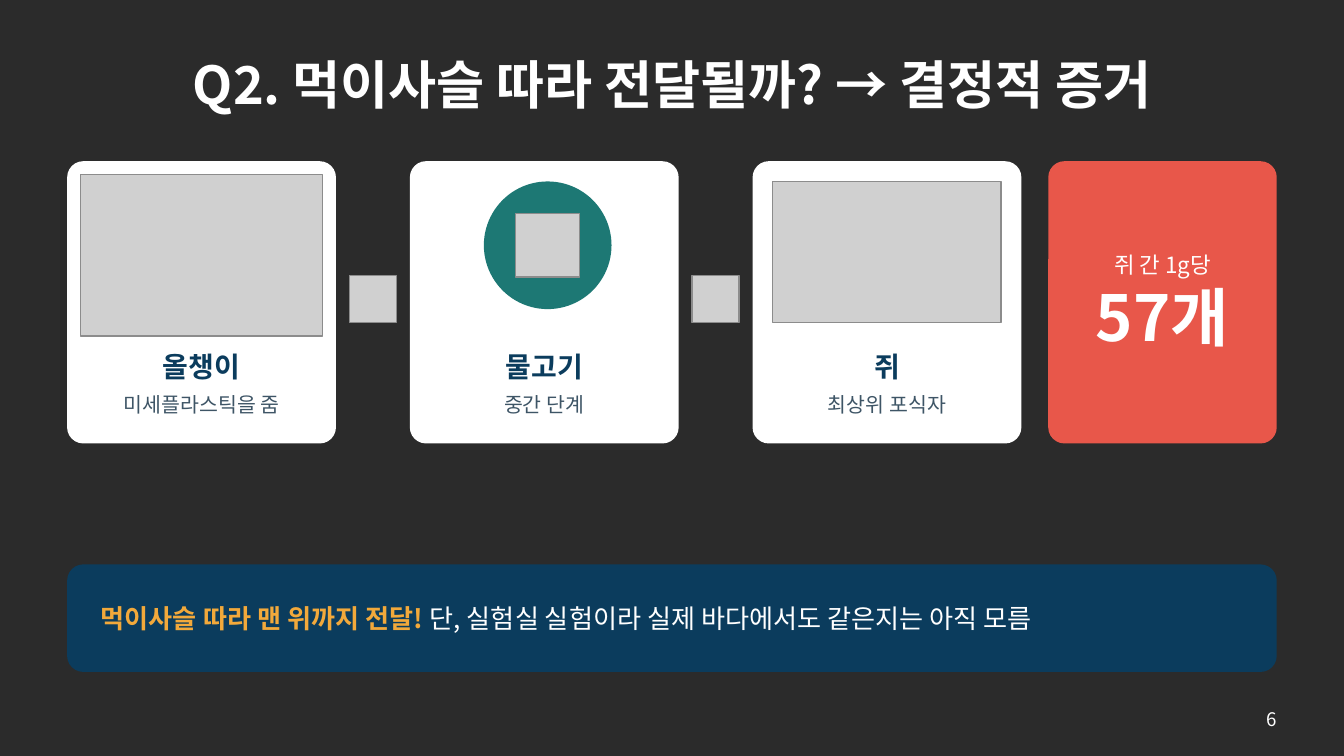
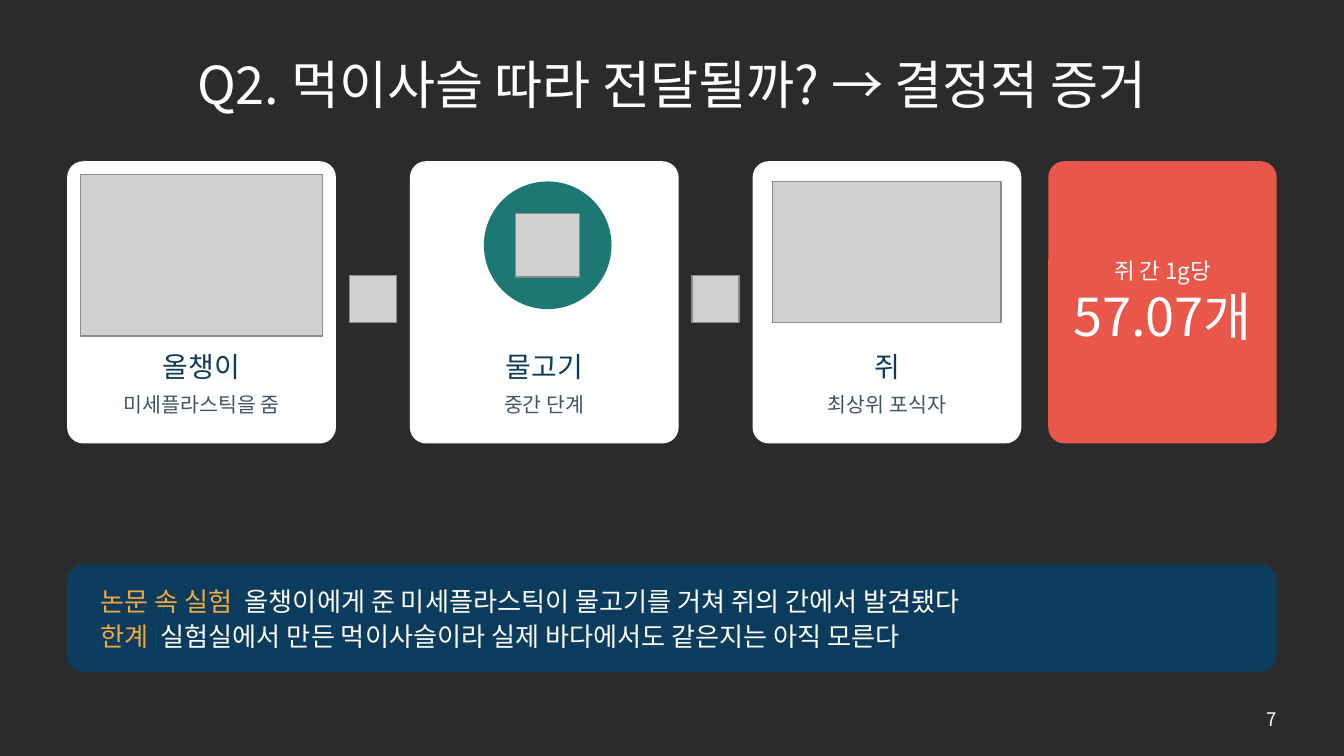
Before and after one commit to packsunjin/Graph, a slide deck: slide 7 of reports/미세플라스틱_발표_10605_박선진.pptx (slide 6 before the commit). Drawn at 1344x756 pixels with LibreOffice and Linux fonts; fonts in the diff are those of the drawing; grey boxes stand for pictures; background and template pictures are left out; a plain dark background stands for a picture behind light text. Boxes give left, top, right and bottom in pixels: in the first picture for what was removed or moved away, otherwise in the second. Text is boxed around its words. In the diff, an @@ line names an element or a change of style, - is before the commit and + after.

```diff
--- a/reports/미세플라스틱_발표_10605_박선진.pptx
+++ b/reports/미세플라스틱_발표_10605_박선진.pptx
@@ text at <box>1073,283,1251,340</box>: text changed; size 34 to 28 pt; bold off @@
-57개
+57.07개
@@ bold off in 3 elements at <box>197,60,1147,114</box>, <box>163,354,240,380</box>, <box>506,354,583,380</box> @@
@@ text at <box>101,589,960,648</box>: text changed @@
-먹이사슬 따라 맨 위까지 전달! 단, 실험실 실험이라 실제 바다에서도 같은지는 아직 모름
+논문 속 실험 올챙이에게 준 미세플라스틱이 물고기를 거쳐 쥐의 간에서 발견됐다
+한계 실험실에서 만든 먹이사슬이라 실제 바다에서도 같은지는 아직 모른다
@@ page number at <box>1267,712,1277,726</box>: text changed @@
-6
+7
```
Also in this commit, not shown: 13 other slides changed, 2 slides added, 1 other file.
